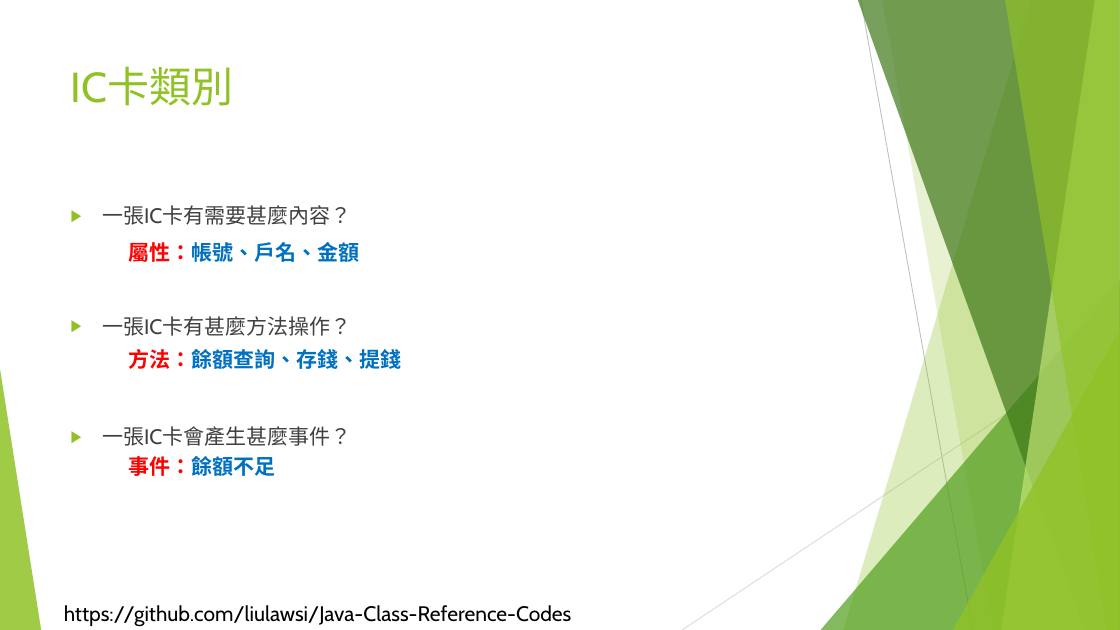
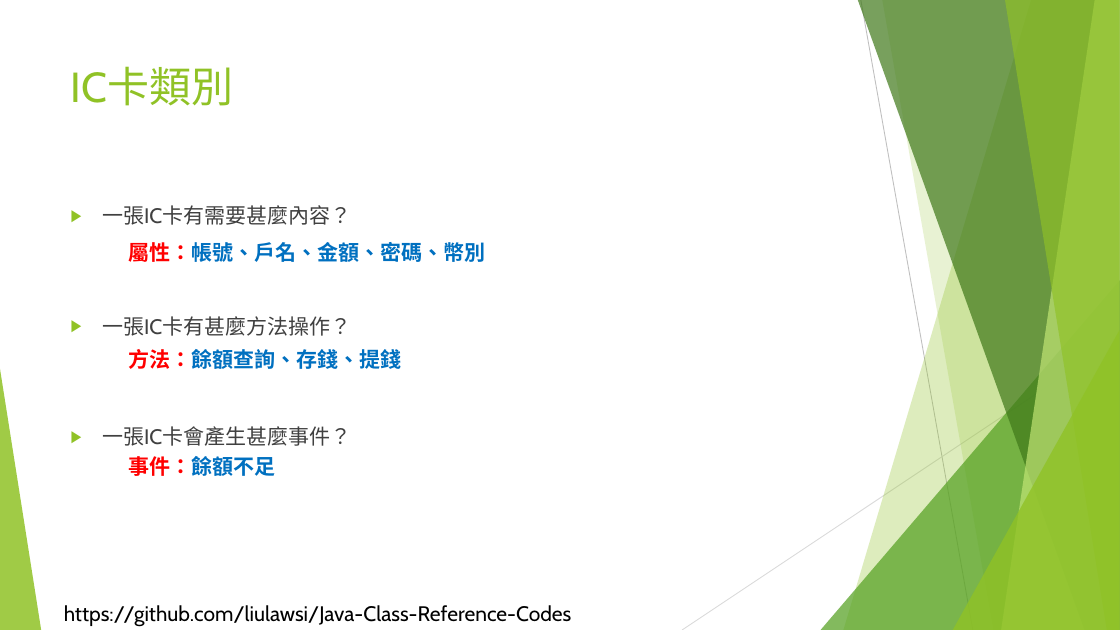
Before and after one commit to liulawsi/My_PPTs, a slide deck: slide 13 of LCC/Java/10_物件導向程式設計.pptx. Drawn at 1120x630 pixels with LibreOffice and Linux fonts; fonts in the diff are those of the drawing; background and template pictures are left out. Boxes give left, top, right and bottom in pixels: in the first picture for what was removed or moved away, otherwise in the second. Text is boxed around its words. In the diff, an @@ line names an element or a change of style, - is before the commit and + after.

```diff
--- a/LCC/Java/10_物件導向程式設計.pptx
+++ b/LCC/Java/10_物件導向程式設計.pptx
@@ text at bbox=[128, 242, 485, 262]: text changed @@
-屬性：帳號、戶名、金額
+屬性：帳號、戶名、金額、密碼、幣別
```
Also in this commit, not shown: 2 other slides changed.
